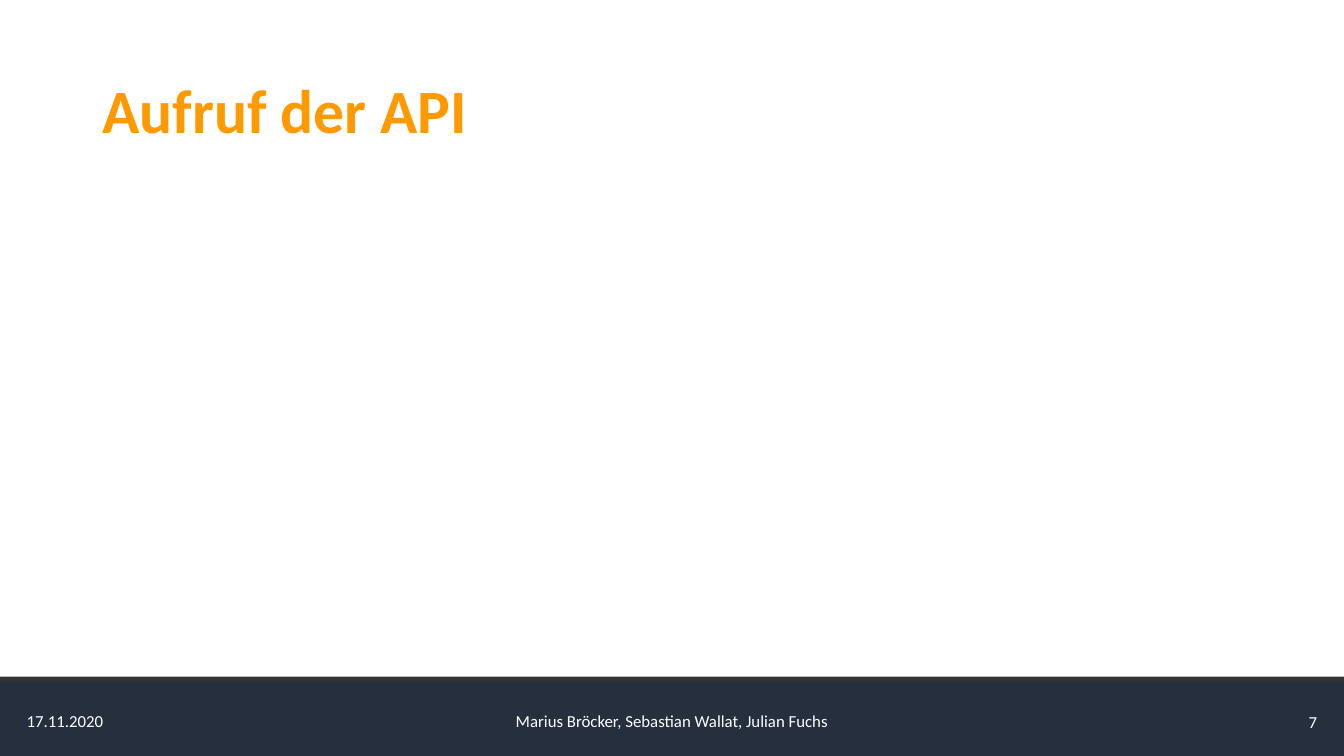
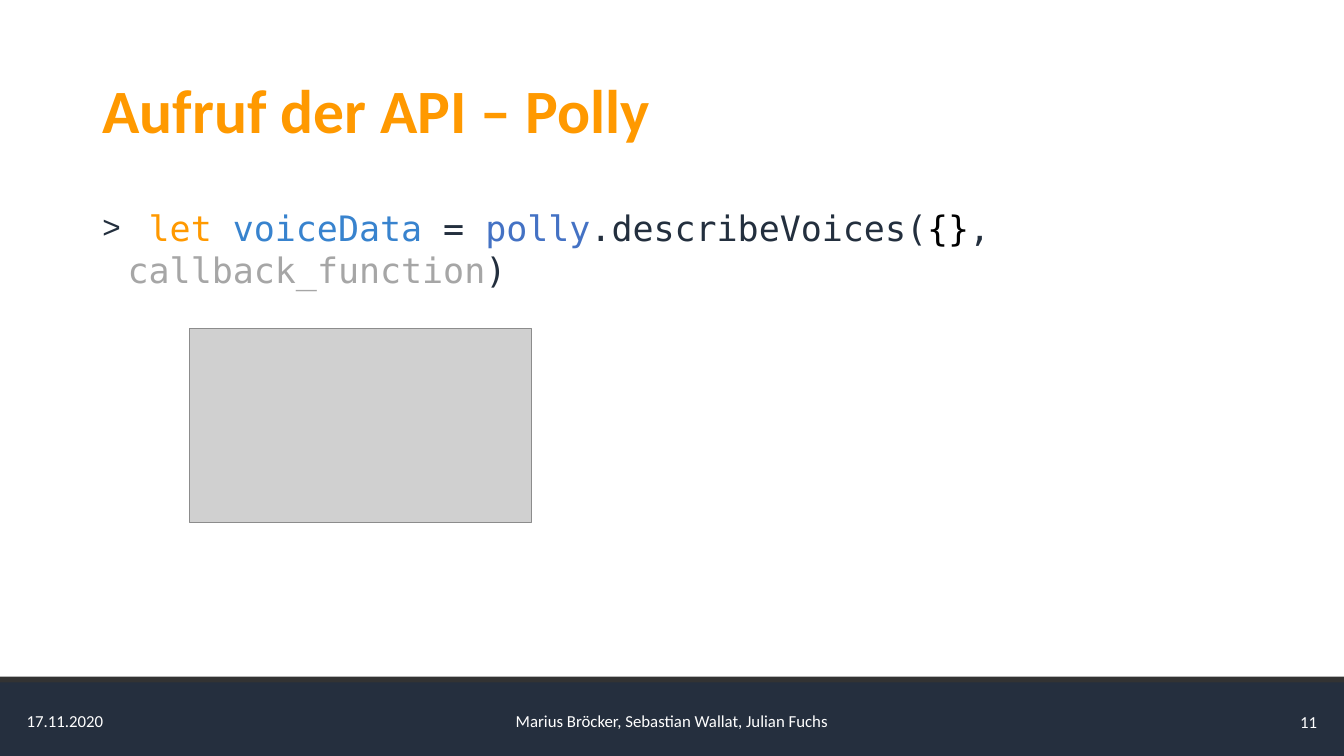
Before and after one commit to AlgorithmicEntropy/AWS_Translate_Polly, a slide deck: slide 11 of presentation/Presentation.pptx (slide 7 before the commit). Drawn at 1344x756 pixels with LibreOffice and Linux fonts; fonts in the diff are those of the drawing; grey boxes stand for pictures. Boxes give left, top, right and bottom in pixels: in the first picture for what was removed or moved away, otherwise in the second. Text is boxed around its words. In the diff, an @@ line names an element or a change of style, - is before the commit and + after.

Commit message:
added final slides

```diff
--- a/presentation/Presentation.pptx
+++ b/presentation/Presentation.pptx
@@ title at box(102, 89, 649, 143): text changed @@
-Aufruf der API
+Aufruf der API – Polly
@@ text added at box(128, 214, 990, 291), 25 pt, text #232F3E @@
+> let voiceData = polly.describeVoices({}, callback_function)
@@ picture added at box(190, 329, 531, 522) @@
@@ page number at box(1300, 717, 1317, 728): text changed @@
-7
+11
```
Also in this commit, not shown: 2 other slides changed, 5 slides added.
